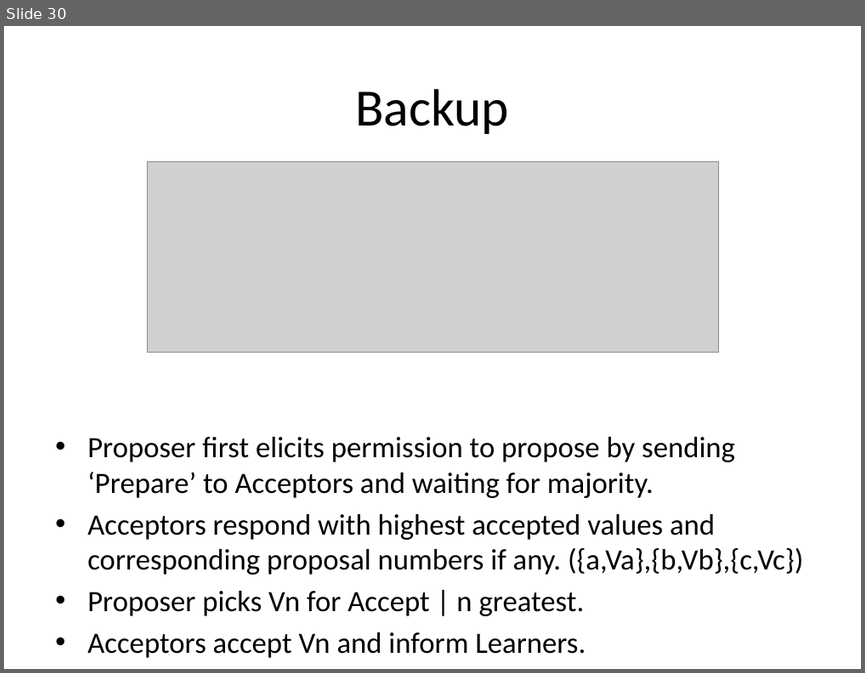
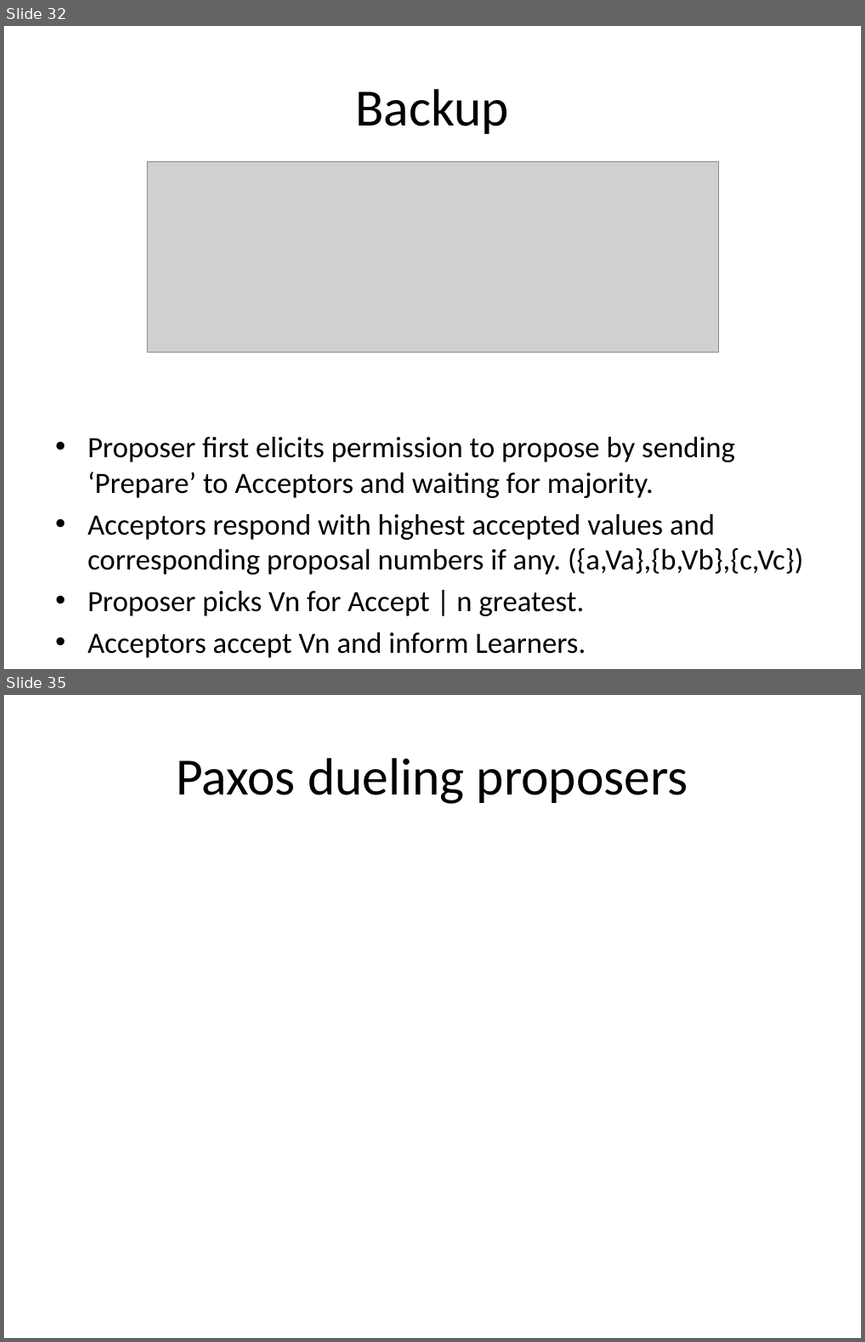
Before and after one commit to Slania/JPaxos-1, a slide deck: Paxos based directory updates for geo-replicated cloud storage.pptx. Shown one above the other, each under a label of ours: slide 30 before the commit, slides 32 and 35 after it; the slides between them are not shown. The pictures are 865x673 and 865x1342 pixels, drawn with LibreOffice and Linux fonts; fonts in the diff are those of the drawing; grey boxes stand for pictures. Boxes give left, top, right and bottom in pixels: in the first picture for what was removed or moved away, otherwise in the second. Text is boxed around its words. In the diff, an @@ line names an element or a change of style, - is before the commit and + after.

```diff
--- a/Paxos based directory updates for geo-replicated cloud storage.pptx
+++ b/Paxos based directory updates for geo-replicated cloud storage.pptx
@@ slide 35 added at box(4, 695, 861, 1338), background #FFFFFF @@
@@ title added at box(176, 758, 688, 804), 44 pt, text #000000 @@
+Paxos dueling proposers
@@ what was slide 30 is now slide 32 @@
```
Also in this commit, not shown: 10 slides changed, 11 other slides added, 10 slides removed.
